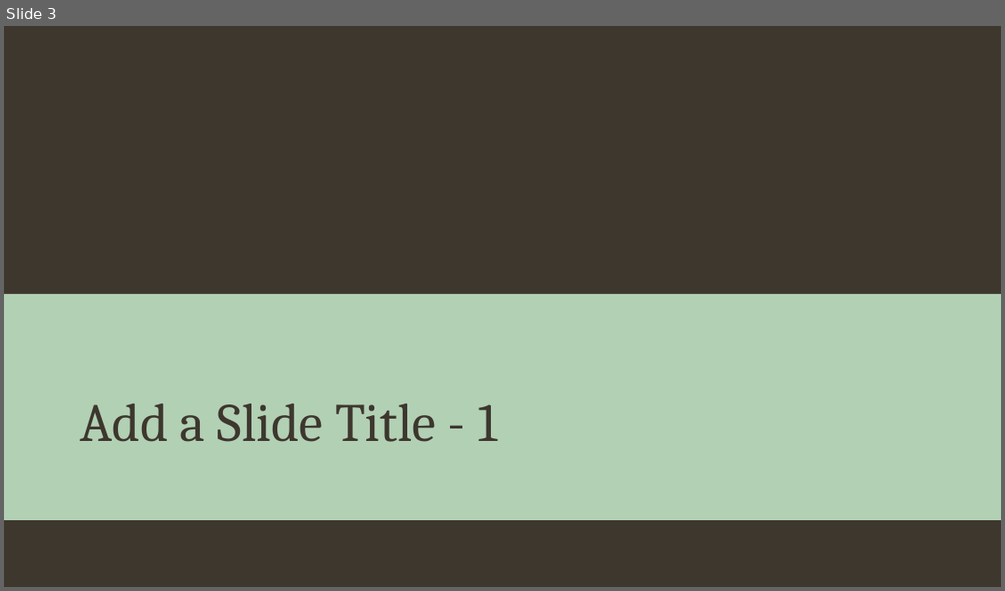
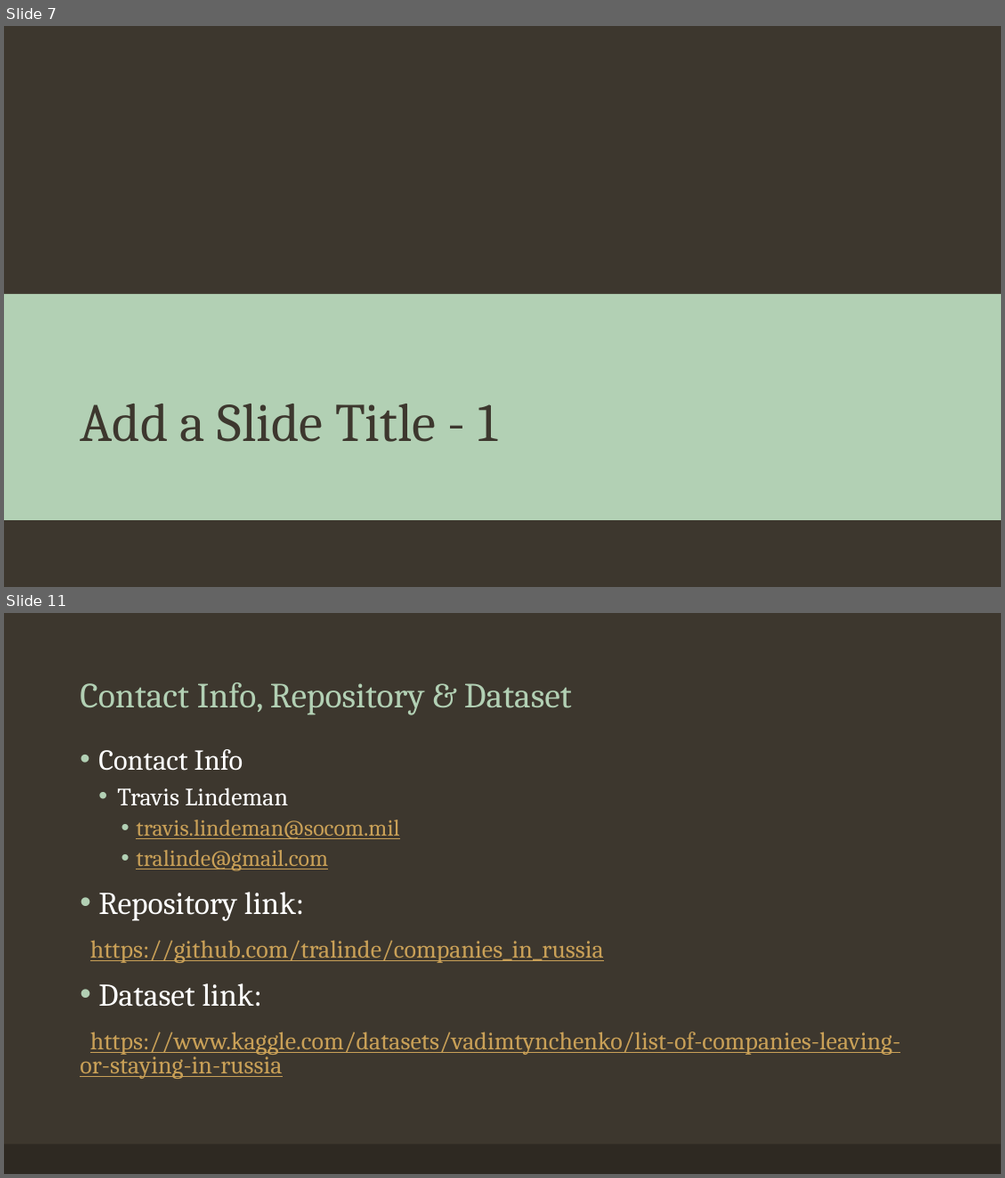
Before and after one commit to tralinde/companies_in_russia, a slide deck: ppt/Companies in Russia After Ukrainian Invasion.pptx. Shown one above the other, each under a label of ours: slide 3 before the commit, slides 7 and 11 after it; the slides between them are not shown. The pictures are 1005x591 and 1005x1178 pixels, drawn with LibreOffice and Linux fonts; fonts in the diff are those of the drawing; background and template pictures are left out. Boxes give left, top, right and bottom in pixels: in the first picture for what was removed or moved away, otherwise in the second. Text is boxed around its words. In the diff, an @@ line names an element or a change of style, - is before the commit and + after.

Commit message:
beginning work on ppt presentation and initiating cleaned up readme text.

```diff
--- a/ppt/Companies in Russia After Ukrainian Invasion.pptx
+++ b/ppt/Companies in Russia After Ukrainian Invasion.pptx
@@ slide 11 added at (x1=4, y1=613, x2=1001, y2=1174), background #3D372E @@
@@ title added at (x1=80, y1=682, x2=572, y2=715), 34 pt, text #B2D0B4 @@
+Contact Info, Repository & Dataset
@@ text added at (x1=80, y1=749, x2=900, y2=1078), 24.1 pt, text #C9A057, underline @@
+• Contact Info
+  • Travis Lindeman
+    • travis.lindeman@socom.mil
+    • tralinde@gmail.com
+• Repository link:
+https://github.com/tralinde/companies_in_russia
+• Dataset link:
+https://www.kaggle.com/datasets/vadimtynchenko/list-of-companies-leaving-or-staying-in-russia
@@ rectangle added at (x1=4, y1=1144, x2=1001, y2=1174), fill #2E2923 @@
@@ what was slide 3 is now slide 7 @@
```
Also in this commit, not shown: 1 slide changed, 7 other slides added, 2 other files.
